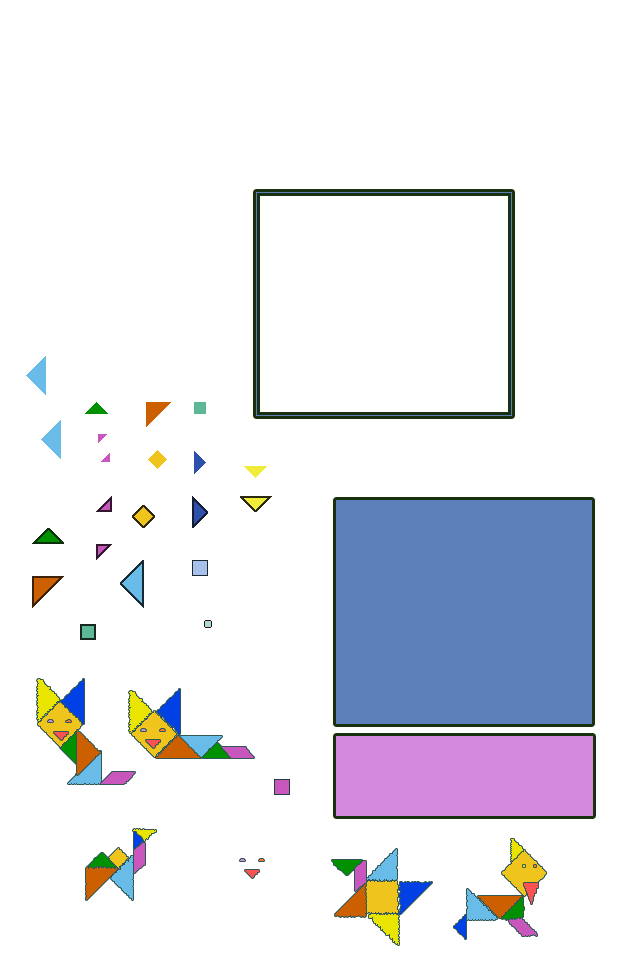
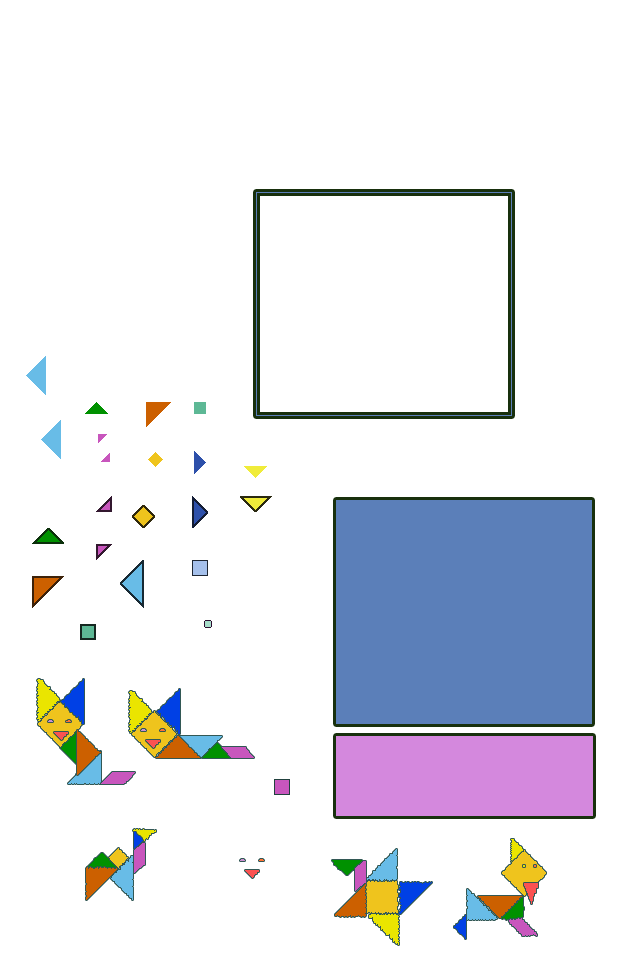
The second w=640, h=960 image is a revision of the first. Changes to its layers:
renamed "Прямоугольник 1 копия 2" to "Прямоугольник 1 копия 4", painted on it over 156, 450, 167, 469
